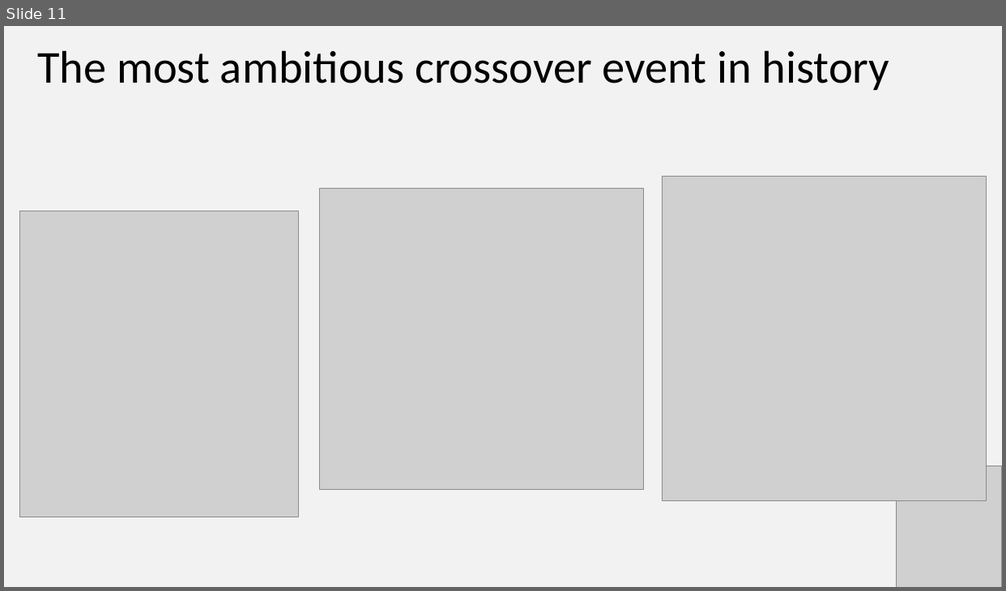
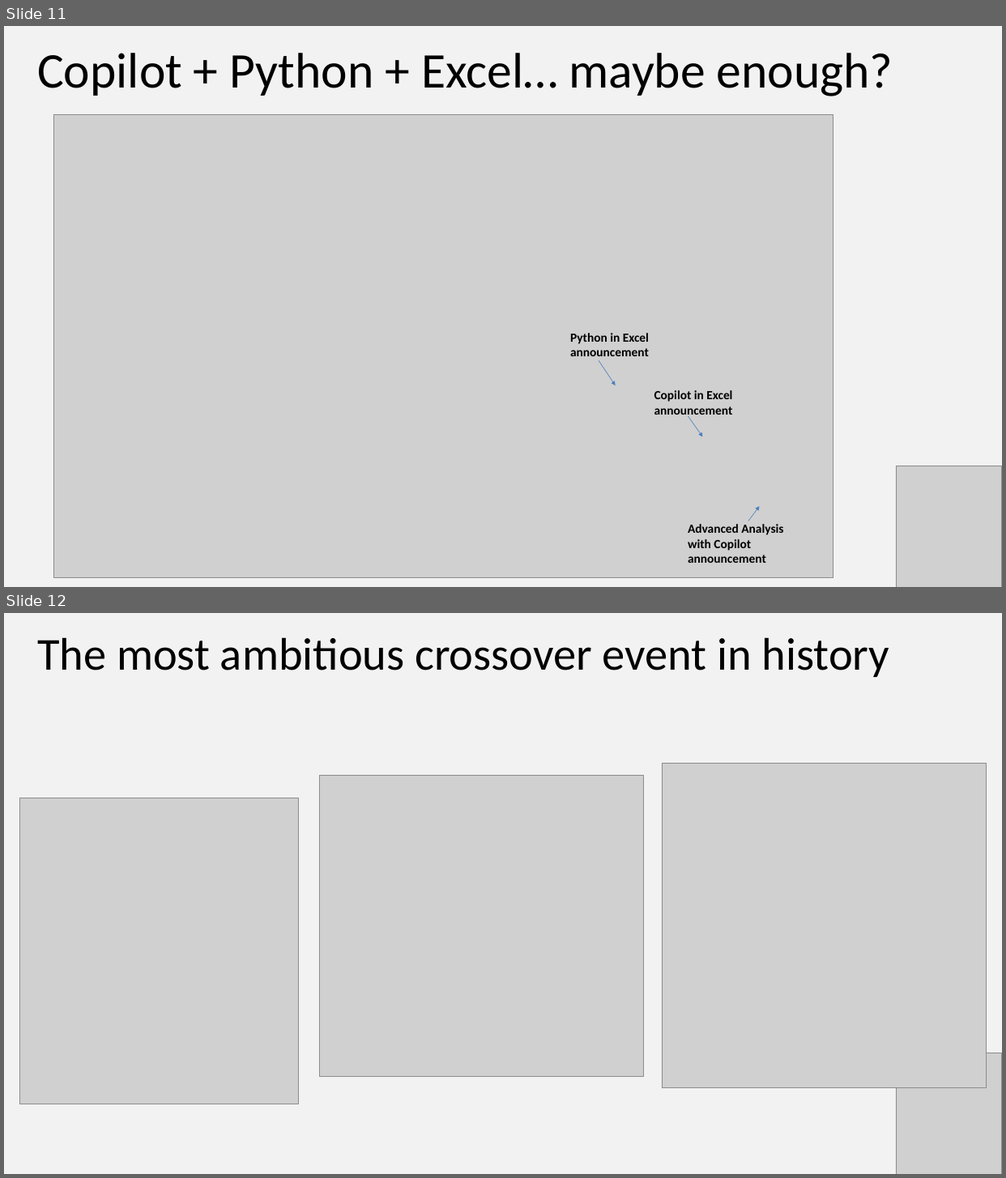
Before and after one commit to stringfestdata/xlgs-python-excel-copilot, a slide deck: xlgs-python-excel-copilot-slides.pptx. Shown one above the other, each under a label of ours: slide 11 before the commit, slides 11 and 12 after it. The pictures are 1006x591 and 1006x1178 pixels, drawn with LibreOffice and Linux fonts; fonts in the diff are those of the drawing; grey boxes stand for pictures. Boxes give left, top, right and bottom in pixels: in the first picture for what was removed or moved away, otherwise in the second. Text is boxed around its words. In the diff, an @@ line names an element or a change of style, - is before the commit and + after.

```diff
--- a/xlgs-python-excel-copilot-slides.pptx
+++ b/xlgs-python-excel-copilot-slides.pptx
@@ slide 11 added at <box>4,26,1002,587</box>, background #F2F2F2 @@
@@ text added at <box>37,53,893,96</box>, 72 pt, text #000000 @@
+Copilot + Python + Excel… maybe enough?
@@ picture added at <box>54,115,833,578</box> @@
@@ text added at <box>570,333,649,356</box>, 18 pt, text #000000, bold @@
+Python in Excel announcement
@@ arrow added from (599, 361) to (616, 386), #4B7EBC 0.75 pt @@
@@ text added at <box>654,390,733,419</box>, 18 pt, text #000000, bold @@
+Copilot in Excel announcement
@@ arrow added from (688, 416) to (702, 437), #4B7EBC 0.75 pt @@
@@ picture added at <box>896,466,1001,587</box> @@
@@ arrow added from (748, 522) to (760, 506), #4B7EBC 0.75 pt @@
@@ text added at <box>688,524,783,563</box>, 18 pt, text #000000, bold @@
+Advanced Analysis with Copilot announcement
@@ what was slide 11 is now slide 12 @@
```
Also in this commit, not shown: 2 slides changed.
